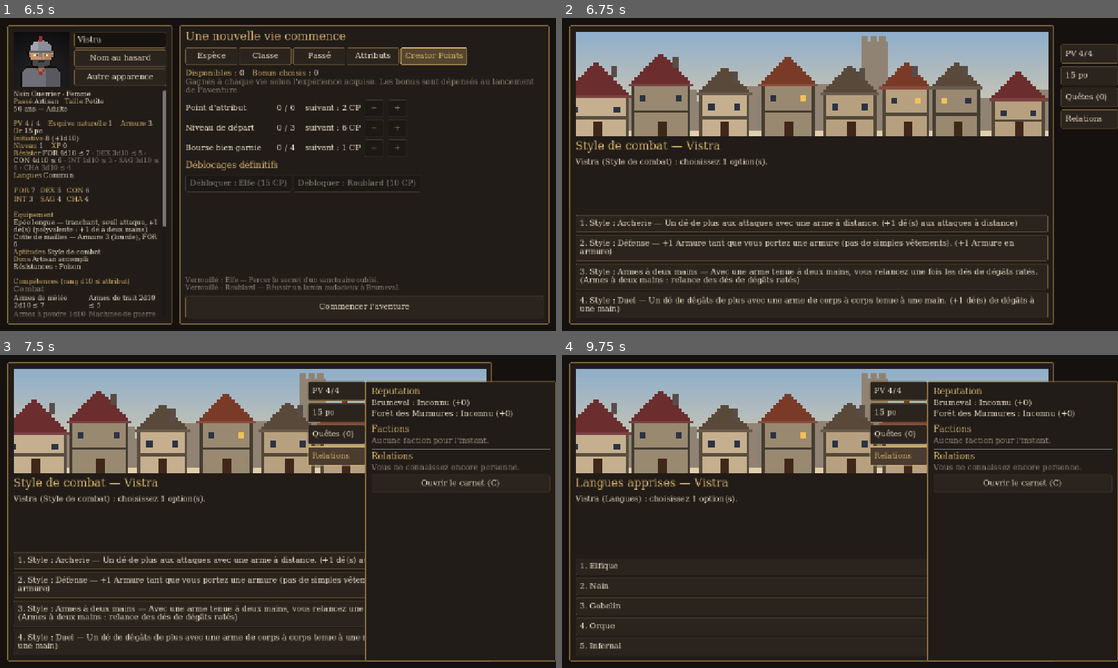
Above: before the commit, frames 1-4 (two rows, left to right).
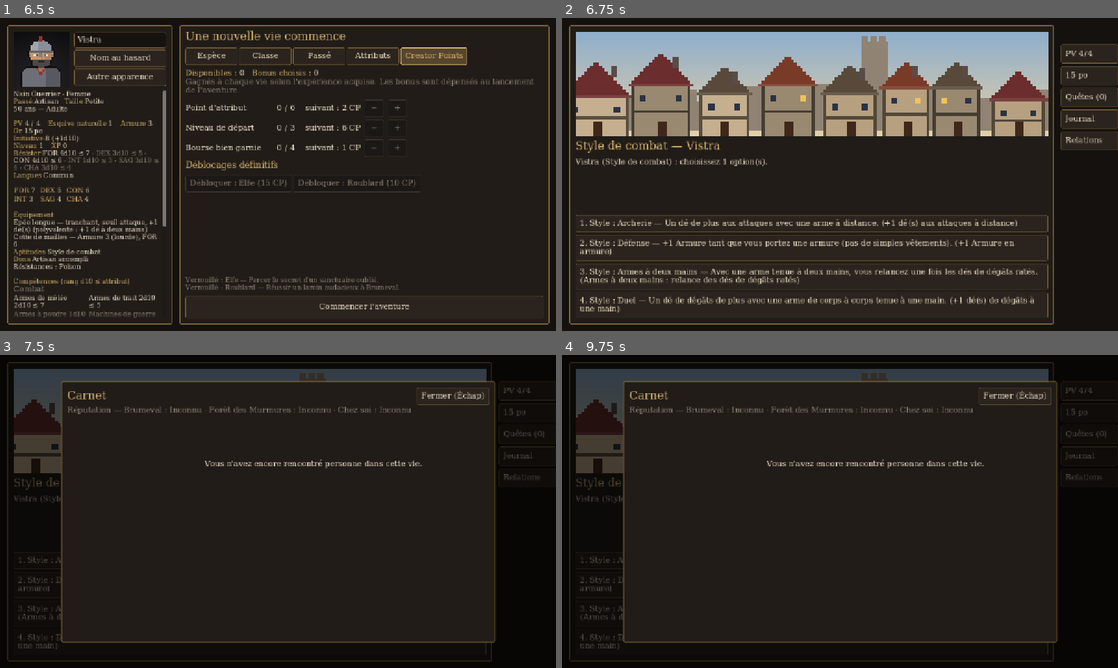
Above: after the commit, the same moments.

Repository: Zanzartiste/Smol_RPG_D10
Game: Godot game, scene res://scenes/title.tscn
The game is run twice, just before and just after one commit, with the same random seed, the same clock (stepped at 60 frames per second) and the same inputs.
Inputs (mouse positions are in pixels of both pictures, inside the frame that each line leads up to):
- Up to frame 1 (6.5 s): click "Nouvelle vie" at 0.5 s; click "Nom au hasard" at 1.25 s; click "Autre apparence" at 2 s; click "Espèce" at 2.75 s; click "Classe" at 3.5 s; click "Passé" at 4.25 s; click "Attributs" at 5 s; click "Creator Points" at 5.75 s
- Up to frame 2 (6.75 s): click "Commencer l'aventure" at 6.5 s
- Up to frame 3 (7.5 s): click "Relations" at 7.25 s
- Up to frame 4 (9.75 s): click "Relations" at 8 s; click (1090, 455) at 8.75 s, where only the run after the commit has a clickable "Journal"; click "1. Style : Archerie — Un dé d…" at 9.5 s

Frame 1 is identical in both runs. In frame 2, 0.3% of the frame differs, in the area x 89-100%, y 30-43%; in frame 3, 40%, in the area x 1-100%, y 2-98%; in frame 4, 36%.

Commit message:
Journal chronologique et filtrable
- LifeState.journal : événements, combats, quêtes, niveaux, relations et nouvelles du monde, sauvegardé.
- Onglet Journal dans le tiroir : entrées récentes d'abord, groupées par jour, filtre par sorte.

Co-Authored-By: Claude Opus 5.5 <noreply@anthropic.com>

Diff:
--- a/claude_rpg/scripts/core/game_state.gd
+++ b/claude_rpg/scripts/core/game_state.gd
@@ -98,6 +98,7 @@
 			if member.hp > 0 and xp > 0:
 				for new_level in member.add_xp(xp):
 					lines.append(Loc.ui("%s atteint le niveau %d ! (classe à choisir)") % [member.name, new_level])
+					life.log_journal("level", Loc.ui("%s atteint le niveau %d.") % [member.name, new_level])
 		if xp > 0:
 			lines.push_front(Loc.ui("+%d XP") % xp)
 
@@ -118,6 +119,9 @@
 			lines.append(Loc.ui("Vos compagnons vous ramènent à vous."))
 
 	var key := c.outcome
+	var foes := PackedStringArray(c.enemies().map(func(e): return e.name))
+	life.log_journal("combat", {"victory": Loc.ui("Victoire contre : %s."), "fled": Loc.ui("Fuite devant : %s."),
+		"defeat": Loc.ui("Défaite contre : %s.")}.get(key, "%s") % ", ".join(foes))
 	var outcome: Dictionary = c.spec.get(key, {})
 	var default_texts := {
 		"victory": Loc.ui("Vous êtes {g:victorieux|victorieuse|victorieux·se}."),
--- a/claude_rpg/scripts/events/effects.gd
+++ b/claude_rpg/scripts/events/effects.gd
@@ -85,6 +85,7 @@
 				lines.append(Loc.ui("%s XP") % _signed(int(e["amount"])))
 				for new_level in ch.add_xp(int(e["amount"])):
 					lines.append(Loc.ui("Niveau %d atteint ! (classe à choisir)") % new_level)
+					life.log_journal("level", Loc.ui("%s atteint le niveau %d.") % [ch.name, new_level])
 			"ability":
 				var id: String = e["id"]
 				lines.append("%s %s" % [_signed(int(e["amount"])), Abilities.short_of(id)])
@@ -118,6 +119,7 @@
 					life.companions.append(companion)
 					Social.npc_for_companion(companion)  # le compagnon a une relation avec le héros
 					lines.append(Loc.ui("%s rejoint votre groupe !") % companion.name)
+					life.log_journal("social", Loc.ui("%s rejoint votre groupe.") % companion.name)
 			"combat":
 				combat = e
 			"add_feat":
--- a/claude_rpg/scripts/events/event_engine.gd
+++ b/claude_rpg/scripts/events/event_engine.gd
@@ -95,6 +95,9 @@
 			outcome_key = "critical_failure"
 	var outcome: Dictionary = choice.get(outcome_key, {})
 	var key := "evt.%s.%s.%s" % [ev["id"], choice["id"], outcome_key]
+	var summary := Loc.fill(Loc.t(key, outcome.get("text", "")), life)
+	life.log_journal("event", "%s — %s" % [Loc.fill(Loc.t("evt.%s.title" % ev["id"], ev.get("title", "")), life), summary]
+		if summary != "" else Loc.fill(Loc.t("evt.%s.title" % ev["id"], ev.get("title", "")), life))
 	var applied := Effects.apply_all(outcome.get("effects", []), life, meta)
 	# Approbation des compagnons (à la BG3) : {"approval": {"mira": 2}} sur le choix ou son issue.
 	var approval: Dictionary = choice.get("approval", {}).duplicate()
--- a/claude_rpg/scripts/model/life_state.gd
+++ b/claude_rpg/scripts/model/life_state.gd
@@ -19,6 +19,13 @@
 var location := ""  # dernier lieu visité (où l'on se repose)
 var crafted: Dictionary = {}  # station -> objets fabriqués (le métier se dessine)
 var quests: Dictionary = {}  # id de quête -> {"status": "active" | "done" | "failed", "step"} (voir Quests)
+## Journal de la vie, dans l'ordre : [{"day", "slot", "kind", "text"}]. Sortes : event, combat, quest, social,
+## level, world (voir JOURNAL_KINDS).
+var journal: Array[Dictionary] = []
+
+const JOURNAL_KINDS := {"event": "Événements", "combat": "Combats", "quest": "Quêtes", "social": "Relations",
+	"level": "Progression", "world": "Le monde"}
+const JOURNAL_MAX := 400
 var last_initiative_day := -1  # dernier jour du monde où un PNJ est venu vous voir
 ## Combat déclenché mais pas encore terminé : il reprend au chargement d'une sauvegarde
 ## (quitter le jeu ne permet pas d'esquiver un combat).
@@ -75,7 +82,18 @@
 func take_notices() -> Array[String]:
 	var result: Array[String] = notices.duplicate()
 	notices.clear()
+	for notice in result:
+		log_journal("world", notice)
 	return result
+
+
+## Ajoute une entrée au journal (les plus anciennes disparaissent au-delà de JOURNAL_MAX).
+func log_journal(kind: String, text: String) -> void:
+	if text.strip_edges() == "":
+		return
+	journal.append({"day": day, "slot": slot, "kind": kind, "text": text})
+	if journal.size() > JOURNAL_MAX:
+		journal = journal.slice(journal.size() - JOURNAL_MAX)
 
 
 func _new_day() -> void:
@@ -308,7 +326,7 @@
 		"day": day, "slot": slot, "flags": flags, "seen": seen, "last_seen_day": last_seen_day,
 		"dead": dead, "death_cause": death_cause, "recorded": recorded, "notices": notices,
 		"pending_combat": pending_combat, "shops": shops, "reputation": reputation, "location": location,
-		"crafted": crafted, "last_initiative_day": last_initiative_day, "quests": quests,
+		"crafted": crafted, "last_initiative_day": last_initiative_day, "quests": quests, "journal": journal,
 	}
 
 
@@ -331,6 +349,9 @@
 	life.reputation = Character._int_dict(data.get("reputation", {}))
 	life.location = data.get("location", "")
 	life.crafted = Character._int_dict(data.get("crafted", {}))
+	for entry: Dictionary in data.get("journal", []):
+		life.journal.append({"day": int(entry.get("day", 1)), "slot": int(entry.get("slot", 0)),
+			"kind": String(entry.get("kind", "event")), "text": String(entry.get("text", ""))})
 	var saved_quests: Dictionary = data.get("quests", {})
 	for quest_id: String in saved_quests:
 		life.quests[quest_id] = {"status": String(saved_quests[quest_id].get("status", "active")),
--- a/claude_rpg/scripts/rules/quests.gd
+++ b/claude_rpg/scripts/rules/quests.gd
@@ -33,7 +33,14 @@
 
 
 ## Applique une action à l'avancement d'une quête ; retourne la ligne à annoncer ("" si rien ne change).
+## La ligne est aussi notée dans le journal.
 static func apply(life: LifeState, id: String, action: String, step := -1) -> String:
+	var line := _apply(life, id, action, step)
+	life.log_journal("quest", line)
+	return line
+
+
+static func _apply(life: LifeState, id: String, action: String, step := -1) -> String:
 	var state: Dictionary = life.quests.get(id, {})
 	match action:
 		"start":
--- a/claude_rpg/scripts/social/social.gd
+++ b/claude_rpg/scripts/social/social.gd
@@ -381,6 +381,7 @@
 			n.player["status"] = ""
 			n.player["open"] = false
 			n.remember(Meta.world_day, Loc.ui("%s a rompu avec lui.") % life.character.name)
+			life.log_journal("social", Loc.ui("Rupture avec %s.") % n.name)
 	var effects: Dictionary = a.get("success" if success else "failure", {})
 	var gain := float(trait_reaction(n, action_id)["gain"]) * float(mood(n).get("gain", 1.0))
 	for gauge in GAUGES:
@@ -393,6 +394,7 @@
 		else:
 			n.player["status"] = effects["set"]
 			n.remember(Meta.world_day, Loc.ui("%s avec %s.") % [STATUS_NAMES[effects["set"]], life.character.name])
+			life.log_journal("social", Loc.ui("%s avec %s.") % [STATUS_NAMES[effects["set"]], n.name])
 	if effects.get("fear", false):
 		n.player["fear"] = true
 	if effects.has("reputation"):
--- a/claude_rpg/scripts/ui/side_drawer.gd
+++ b/claude_rpg/scripts/ui/side_drawer.gd
@@ -3,7 +3,7 @@
 ## Tiroir latéral droit : caché hors de l'écran, il ne laisse dépasser que des onglets. Survoler un
 ## onglet déroule sa page ; elle se replie quand la souris s'en va. Cliquer sur un onglet épingle la page
 ## (elle reste ouverte jusqu'au clic suivant).
-## Onglets : Personnage (PV), Inventaire (or), Quêtes, Relations, Sorts (lanceurs de sorts seulement).
+## Onglets : Personnage (PV), Inventaire (or), Quêtes, Journal, Relations, Sorts (lanceurs de sorts seulement).
 ## Les détails (calculs, descriptions) s'affichent au survol de chaque ligne.
 
 signal inventory_requested
@@ -16,7 +16,8 @@
 const CLOSE_DELAY := 0.35  # secondes hors du tiroir avant qu'il se replie
 const SPEED := 7.0  # vitesse d'ouverture (fraction par seconde)
 
-const PAGES := ["character", "inventory", "quests", "social", "spells"]
+const PAGES := ["character", "inventory", "quests", "journal", "social", "spells"]
+const JOURNAL_SHOWN := 150  # entrées affichées au plus (les plus récentes)
 
 var life: LifeState
 var locked := false  # pendant un combat : on ne change ni l'équipement ni les sorts
@@ -33,6 +34,7 @@
 var _open := 0.0  # 0 replié, 1 déroulé
 var _outside := 0.0  # temps passé hors du tiroir
 var _skills_open := true  # section Compétences dépliée
+var _journal_filter := ""  # sorte d'entrées du journal affichée ("" : toutes)
 var _tab_timer := 0.0  # rafraîchissement régulier des onglets
 
 
@@ -147,6 +149,7 @@
 	_tab_buttons["inventory"].tooltip_text = tr("Inventaire et équipement")
 	_tab_buttons["quests"].text = tr("Quêtes (%d)") % Quests.with_status(life, "active").size()
 	_tab_buttons["social"].text = tr("Relations")
+	_tab_buttons["journal"].text = tr("Journal")
 	var casters := life.party().filter(func(c): return c.max_resource(Spellcasting.SLOT_KEY) > 0 or not c.known_spells().is_empty())
 	_tab_buttons["spells"].visible = not casters.is_empty()
 	if not casters.is_empty():
@@ -185,6 +188,8 @@
 			_build_inventory()
 		"quests":
 			_build_quests()
+		"journal":
+			_build_journal()
 		"social":
 			_build_social()
 		"spells":
@@ -419,6 +424,41 @@
 			_add_label(Quests.name_of(quest_id), Quests.def(quest_id).get("description", ""), "", UITheme.TEXT_DIM)
 
 
+## Journal : les entrées les plus récentes d'abord, groupées par jour, avec un filtre par sorte.
+func _build_journal() -> void:
+	_add_label(tr("Journal"), "", "SectionLabel")
+	var filters := HFlowContainer.new()
+	var kinds := [""]
+	for entry: Dictionary in life.journal:
+		if entry["kind"] not in kinds:
+			kinds.append(entry["kind"])
+	for kind: String in kinds:
+		var button := Button.new()
+		button.text = tr("Tout") if kind == "" else tr(LifeState.JOURNAL_KINDS.get(kind, kind))
+		button.toggle_mode = true
+		button.button_pressed = kind == _journal_filter
+		button.pressed.connect(func():
+			_journal_filter = kind
+			_build_page())
+		filters.add_child(button)
+	_content.add_child(filters)
+	var entries := life.journal.filter(func(e): return _journal_filter == "" or e["kind"] == _journal_filter)
+	if entries.is_empty():
+		_add_label(tr("Rien à raconter pour l'instant."), "", "", UITheme.TEXT_DIM)
+		return
+	entries = entries.slice(maxi(0, entries.size() - JOURNAL_SHOWN))
+	entries.reverse()
+	var current_day := -1
+	var slots := DB.time_slots()
+	for entry: Dictionary in entries:
+		if int(entry["day"]) != current_day:
+			current_day = int(entry["day"])
+			_add_separator()
+			_add_label(tr("Jour %d") % current_day, "", "", UITheme.GOLD)
+		var slot_name: String = slots[clampi(int(entry["slot"]), 0, slots.size() - 1)]["name"]
+		_add_label("%s — %s" % [slot_name, entry["text"]], tr(LifeState.JOURNAL_KINDS.get(entry["kind"], "")))
+
+
 func _build_social() -> void:
 	_add_label(tr("Réputation"), "", "SectionLabel")
 	for location_id: String in DB.location_order:
--- a/claude_rpg/tests/test_runner.gd
+++ b/claude_rpg/tests/test_runner.gd
@@ -515,6 +515,8 @@
 		"quête accomplie")
 	var saved := LifeState.from_dict(JSON.parse_string(JSON.stringify(life.to_dict())))
 	_expect(saved.quests == life.quests, "quêtes sauvegardées")
+	_expect(life.journal.any(func(e): return e["kind"] == "quest" and "Quête accomplie" in e["text"])
+		and saved.journal == life.journal, "journal : les quêtes y sont notées, et il est sauvegardé")
 	# L'événement d'Ysolde lance la quête.
 	life = _new_life("human", "fighter")
 	var ev: Dictionary = DB.events["town_merchant_meet"]
@@ -547,6 +549,17 @@
 	_expect(checks.size() == hero.known_spells().size(), "page des sorts : un sort connu par ligne")
 	var unchecked: CheckBox = checks.filter(func(c): return not c.button_pressed)[0]
 	_expect(unchecked.disabled, "sorts équipés au maximum : les autres sont grisés")
+	life.log_journal("combat", "Victoire contre : Loup.")
+	life.log_journal("quest", "Nouvelle quête : Test.")
+	drawer.open("journal")
+	var journal_texts: Array = drawer._content.find_children("*", "Label", true, false).map(func(c): return c.text)
+	_expect(journal_texts.any(func(t): return "Victoire contre : Loup." in t) and journal_texts.has("Jour %d" % life.day),
+		"journal : entrées groupées par jour")
+	drawer._journal_filter = "quest"
+	drawer.open("journal")
+	journal_texts = drawer._content.find_children("*", "Label", true, false).map(func(c): return c.text)
+	_expect(not journal_texts.any(func(t): return "Victoire" in t) and journal_texts.any(func(t): return "Nouvelle quête" in t),
+		"journal : filtre par sorte")
 	drawer.close()
 	_expect(not drawer.is_open(), "replier le tiroir")
 	var fighter_life := _new_life("human", "fighter")
